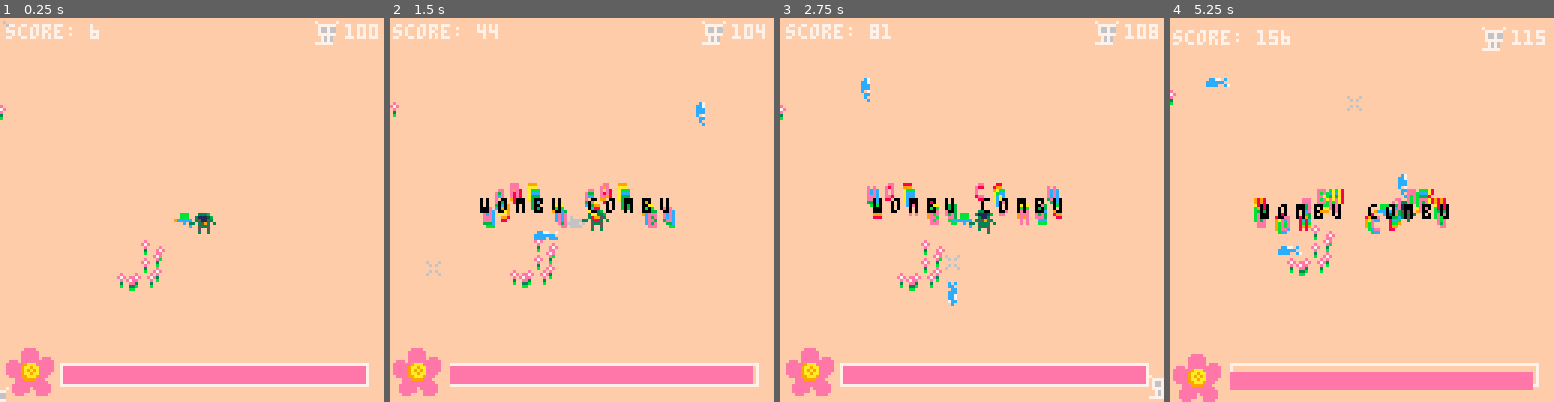
Above: before the commit, frames 1-4 (left to right).
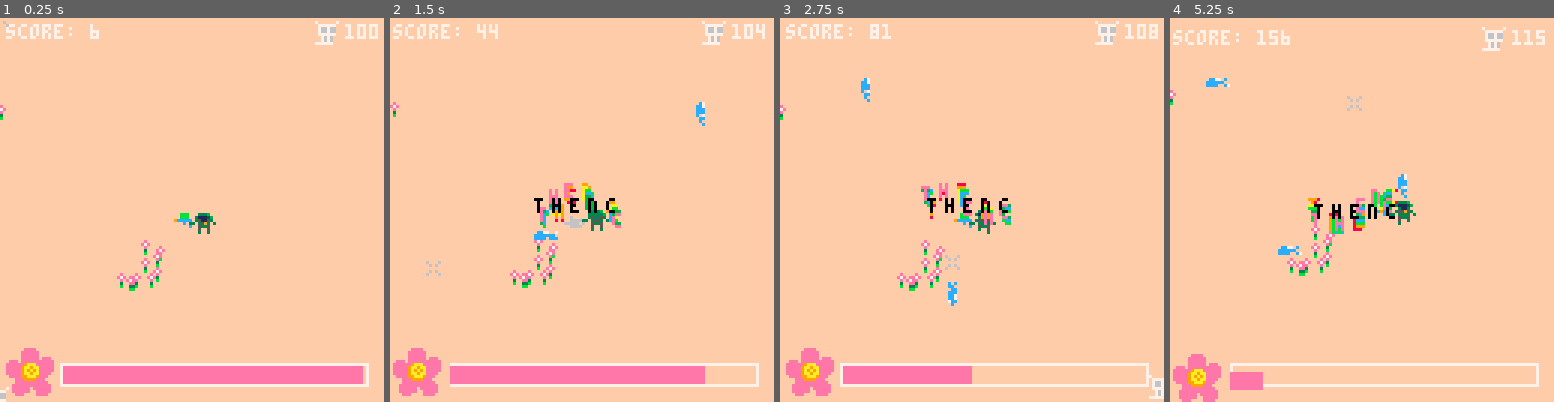
Above: after the commit, the same moments.

Repository: samboyer/ld46
Game: PICO-8 cartridge ld46.p8
Two runs of this game, one before a commit and one after it. Both use one fixed random seed, a clock stepped at 60 frames per second and the inputs below.
Inputs (mouse positions are in pixels of both pictures, inside the frame that each line leads up to):
- Up to frame 1 (0.25 s): no input
- Up to frame 2 (1.5 s): click (670, 121) at 0.67 s; tap O (Z key) at 0.7 s; click (436, 267) at 1.22 s
- Up to frame 3 (2.75 s): hold Right 1.6-2.1 s; tap O (Z key) at 1.7, 2.1, 2.5 s; click (887, 114) at 1.77 s; hold Up 2.15-2.42 s; click (952, 259) at 2.32 s; hold Right from 2.47 s (still down)
- Up to frame 4 (5.25 s): click (1404, 106) at 2.87 s; tap O (Z key) every 0.4 s from 2.9 to 4.9 s; release Right at 3.03 s; hold Left 3.08-3.58 s; click (1465, 256) at 3.42 s; hold Down 3.63-3.97 s; click (1231, 102) at 3.97 s; hold Right 4.02-4.68 s; click (1292, 248) at 4.52 s; hold Up 4.73-5.03 s; click (1354, 94) at 5.07 s; hold Left from 5.08 s (still down)

The runs differ from the first frame. In frame 1, less than 0.1% of the frame differs, in the area x 94-96%, y 90-96%; in frame 2, 3.1%; in frame 3, 4.5%; in frame 4, 6.3%, in the area x 21-95%, y 44-97%.

Commit message:
Shots now damage enemies

Diff:
--- a/ld46.p8
+++ b/ld46.p8
@@ -36,6 +36,7 @@
   y = 128,
   accel = 0.4,
   maxspd = 1.8,
+  damage = 50,
   sprite = 64
 }
 
@@ -169,7 +170,9 @@
     x = x,
     y = y,
     maxspd = 0.5,
+    health = 100,
     attackdist = 5,
+    damage = 0.5,
     sprite = 45,
     health = 100,
     dead = false
@@ -225,7 +228,7 @@
   })
 
   screen_shake = 10
-  if(rnd(1) < 0.3) then show_effect_text("wombu combu") end
+  if(rnd(1) < 0.3) then show_effect_text("thenc") end
 
 end
 
@@ -237,7 +240,21 @@
       b.y += b.dy
       b.life -= 1
       b.sprite = 32+(b.sprite-28) %8 --cycle sprite
-      b.dead = (b.life < 0) or check_collisions(b.x, b.y, b.dx, b.dy, false) or check_collisions(b.x, b.y, b.dx, b.dy, true)
+      if ((b.life < 0) or check_collisions(b.x, b.y, b.dx, b.dy, false) or check_collisions(b.x, b.y, b.dx, b.dy, true)) then
+        b.dead = true
+      else
+        hit_enemy = nil
+        for e in all(enemies) do
+          if ((dead_enemy == nil) and abs(b.x - e.x) < 8 and abs(b.y - e.y) < 8) then
+            hit_enemy = e
+          end
+        end
+        if (hit_enemy != nil) then
+          b.dead = true
+          hit_enemy.health -= player.damage
+          if (hit_enemy.health <= 0) del(enemies, hit_enemy)
+        end
+      end
     else
       deadbullet = b
     end
@@ -254,6 +271,8 @@
         --show_effect_text(""..targetdist)
         e.x += (e.maxspd / targetdist) * (e.target.x - e.x)
         e.y += (e.maxspd / targetdist) * (e.target.y - e.y)
+      else
+        e.target.health = max(e.target.health - e.damage, 0)
       end
 
       e.dead = false -- TODO BULLET CHECK? MAYBE PER BULLET
